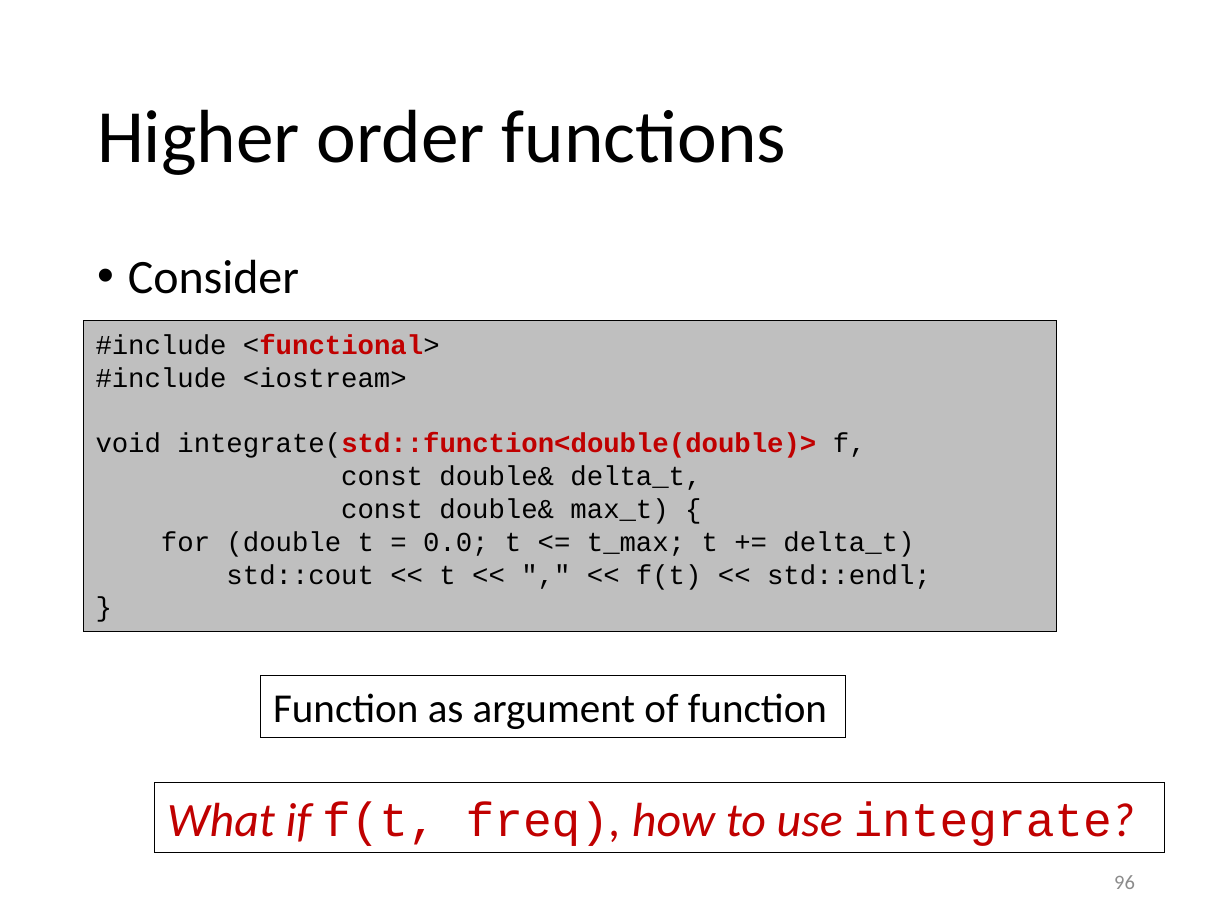
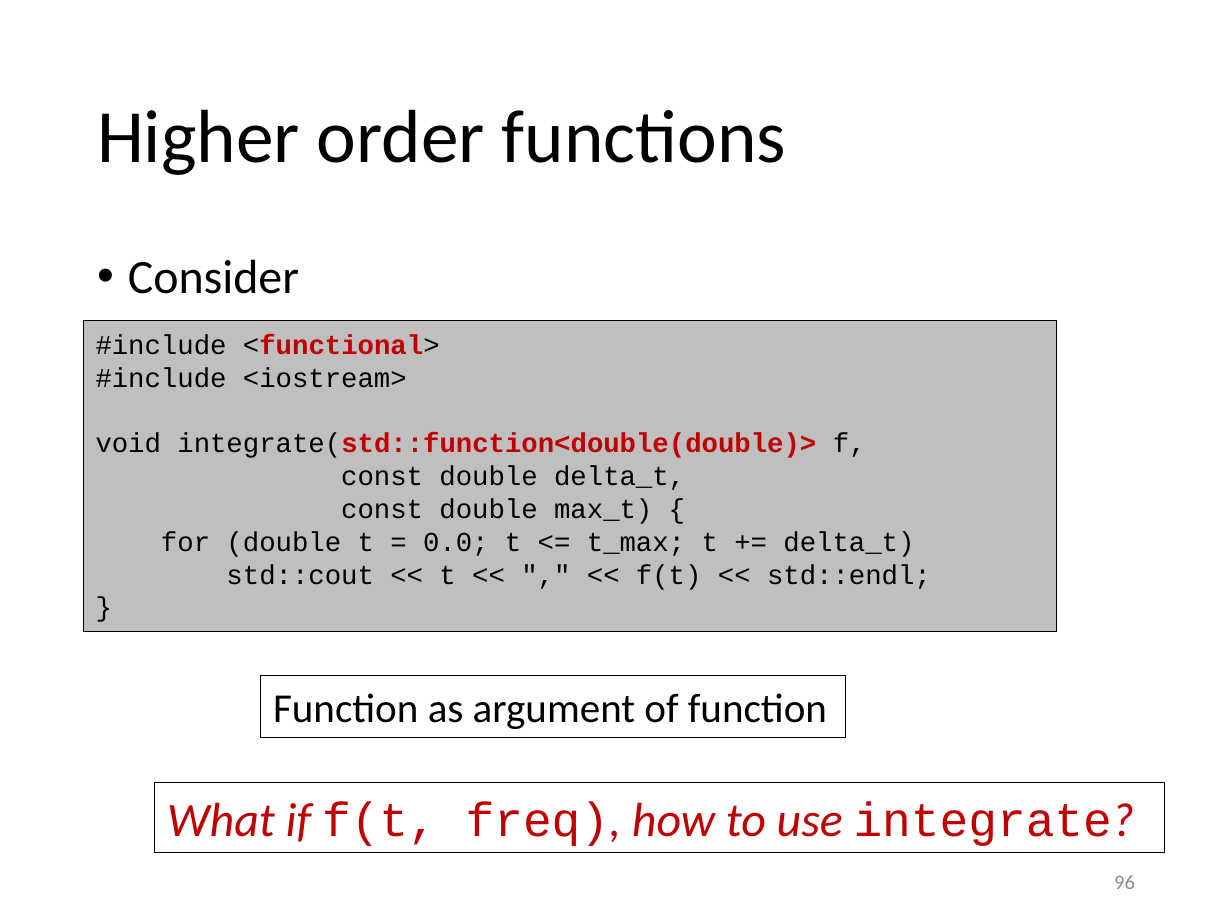
Before and after one commit to gjbex/Scientific-C-plus-plus, a slide deck: slide 96 of scientific_cpp.pptx. Drawn at 1232x924 pixels with LibreOffice and Linux fonts; fonts in the diff are those of the drawing. Boxes give left, top, right and bottom in pixels: in the first picture for what was removed or moved away, otherwise in the second. Text is boxed around its words. In the diff, an @@ line names an element or a change of style, - is before the commit and + after.

Commit message:
Remove useless references for function arguments

```diff
--- a/scientific_cpp.pptx
+++ b/scientific_cpp.pptx
@@ text in rectangle at [341, 466, 685, 524]: text changed @@
-const double& delta_t,
-const double& max_t) {
+const double delta_t,
+const double max_t) {
```
Also in this commit, not shown: 1 other slide changed.
